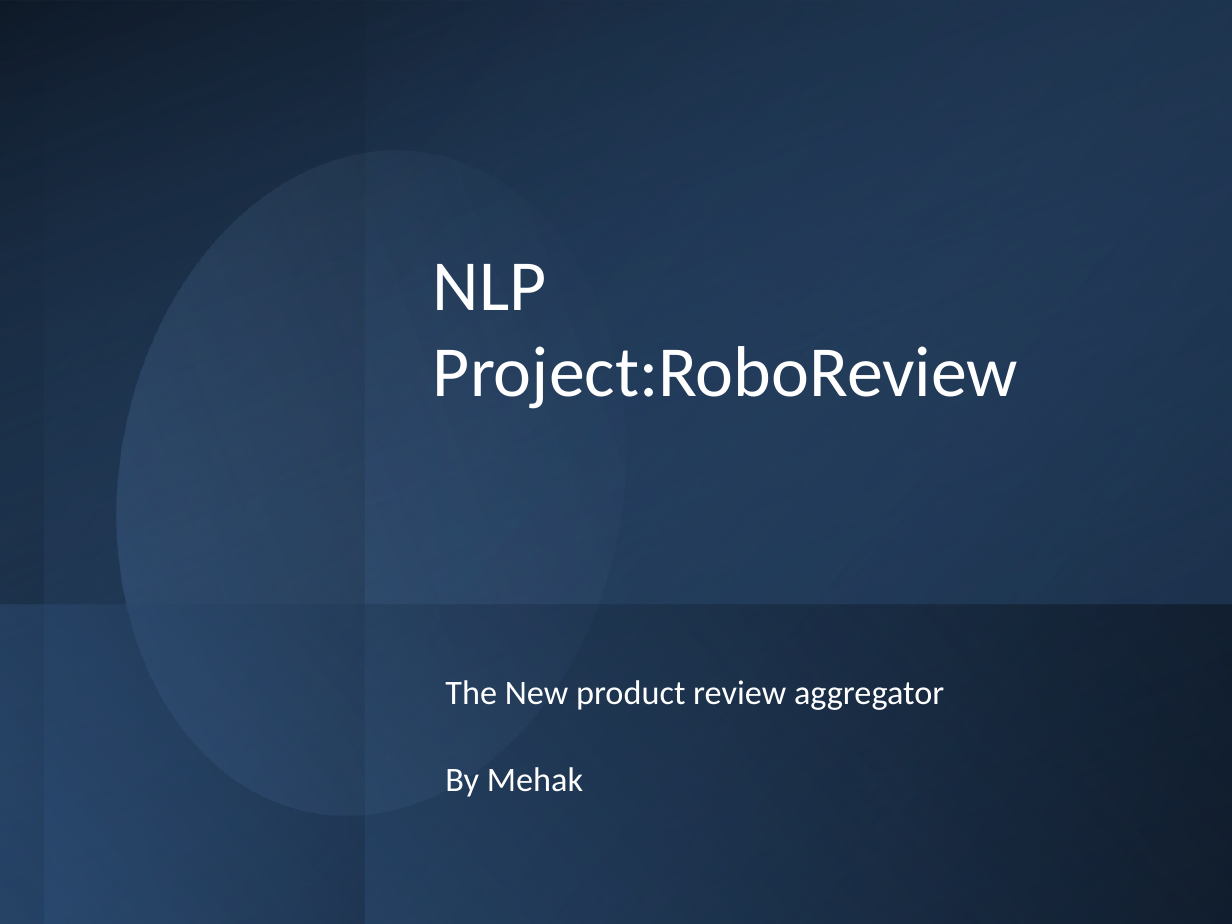
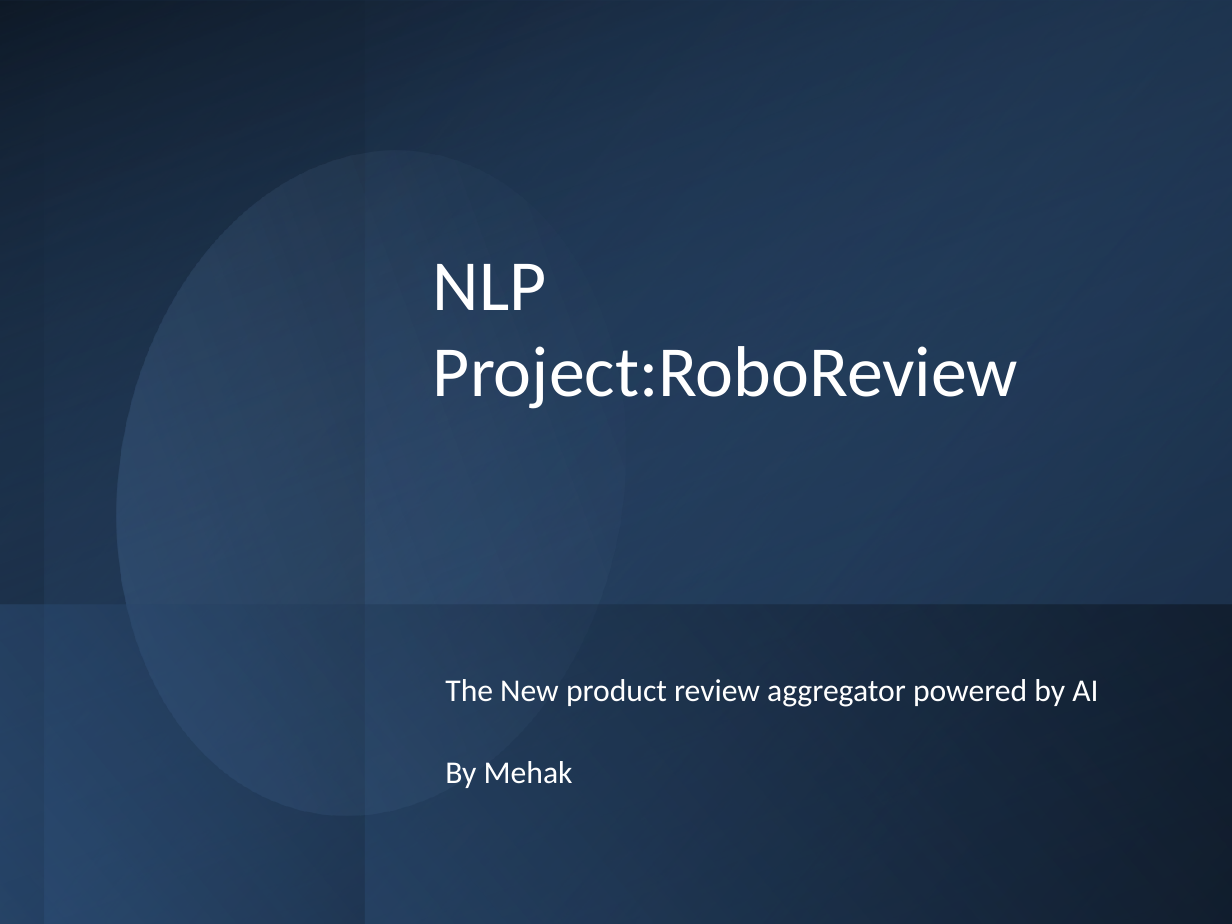
Before and after one commit to mehakhafeez/NLPprojectweek6, a slide deck: slide 1 of NLPProject3.pptx. Drawn at 1232x924 pixels with LibreOffice and Linux fonts; fonts in the diff are those of the drawing. Boxes give left, top, right and bottom in pixels: in the first picture for what was removed or moved away, otherwise in the second. Text is boxed around its words. In the diff, an @@ line names an element or a change of style, - is before the commit and + after.

```diff
--- a/NLPProject3.pptx
+++ b/NLPProject3.pptx
@@ subtitle at bbox=[445, 679, 1098, 707]: text changed; size 20 to 18.5 pt @@
-The New product review aggregator
+The New product review aggregator powered by AI
@@ subtitle at bbox=[445, 761, 573, 788]: size 20 to 18.5 pt in "By Mehak" @@
```
Also in this commit, not shown: 1 other file.
